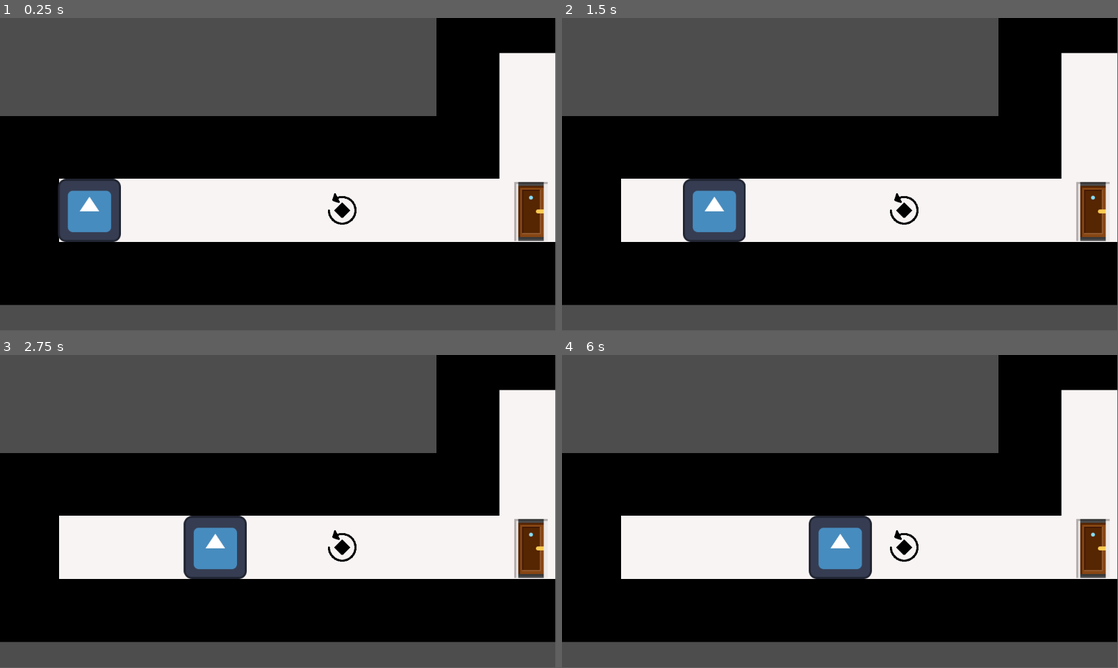
Above: before the commit, frames 1-4 (two rows, left to right).
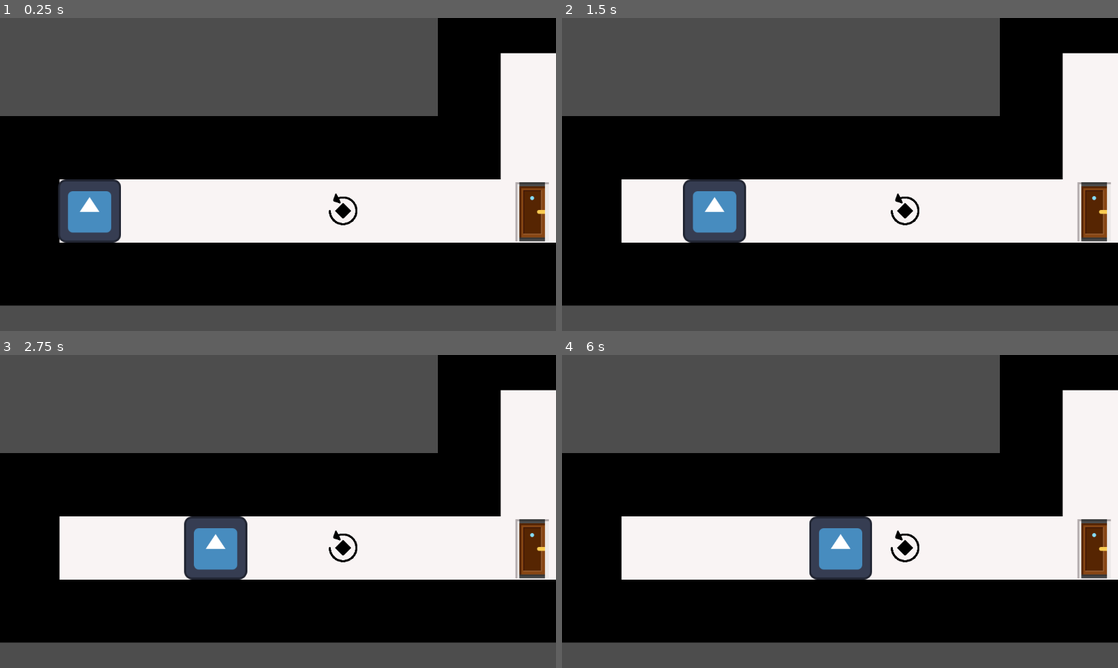
Above: after the commit, the same moments.

Repository: CCantale/MatterOfTime2024
Game: Godot game, scene res://Main/World.tscn
The game is run twice, just before and just after one commit, with the same random seed, the same clock (stepped at 60 frames per second) and the same inputs. The engine's default icon, where the game draws it, is replaced by a stand-in: a white triangle on a blue panel in a dark square.
Inputs:
- Up to frame 1 (0.25 s): no input
- Up to frame 2 (1.5 s): tap Enter at 0.5 s; hold Right (ui_right) 0.53-1.28 s; tap Space at 1.25 s; hold Down (ui_down) from 1.28 s (still down)
- Up to frame 3 (2.75 s): tap Enter at 2 s; release Down (ui_down) at 2.03 s; hold Right (ui_right) from 2.03 s (still down)
- Up to frame 4 (6 s): tap Space at 2.75, 4.25 s; release Right (ui_right) at 2.78 s; hold Up (ui_up) 2.78-3.53 s; tap Enter at 3.5 s; hold Left (ui_left) 3.53-5.03 s; hold Down (ui_down) 5.03-5.78 s; hold Right (ui_right) from 5.78 s (still down)
In our replay, the window is 799x449 before the commit and 800x450 after it. These sizes can differ from the game's own. Grey fills any space a smaller window leaves; there, only what the larger window draws over its background counts as a difference.

The runs differ from the first frame. In frame 1, 1.8% of the frame differs, in the area x 0-100%, y 0-92%; in frame 2, 1.9%; in frame 3, 1.9%; in frame 4, 1.9%.

Commit message:
Level 6 and camera animation Afor levels 5 and 6. Window stretch mode changed to Vewport.
Still need to enable jumpers.

Diff:
--- a/Main/World.tscn
+++ b/Main/World.tscn
@@ -216,7 +216,7 @@
 "times": PackedFloat32Array(0, 1),
 "transitions": PackedFloat32Array(1, 1),
 "update": 0,
-"values": [Vector2(2752, 1088), Vector2(2363, 816)]
+"values": [Vector2(2752, 1088), Vector2(2043, 816)]
 }
 
 [sub_resource type="Animation" id="Animation_dafxs"]
@@ -322,6 +322,60 @@
 "values": [Vector2(2.08165e-12, 2.08165e-12), Vector2(300, 2.08165e-12)]
 }
 
+[sub_resource type="Animation" id="Animation_52e7o"]
+resource_name = "Level 4-5"
+tracks/0/type = "value"
+tracks/0/imported = false
+tracks/0/enabled = true
+tracks/0/path = NodePath("Camera2D:zoom")
+tracks/0/interp = 1
+tracks/0/loop_wrap = true
+tracks/0/keys = {
+"times": PackedFloat32Array(0, 1),
+"transitions": PackedFloat32Array(1, 1),
+"update": 0,
+"values": [Vector2(1.4, 1.4), Vector2(1, 1)]
+}
+tracks/1/type = "value"
+tracks/1/imported = false
+tracks/1/enabled = true
+tracks/1/path = NodePath("Camera2D:position")
+tracks/1/interp = 1
+tracks/1/loop_wrap = true
+tracks/1/keys = {
+"times": PackedFloat32Array(0, 1),
+"transitions": PackedFloat32Array(1, 1),
+"update": 0,
+"values": [Vector2(2043, 816), Vector2(641, 1339)]
+}
+
+[sub_resource type="Animation" id="Animation_b84fg"]
+resource_name = "Level 5-6"
+tracks/0/type = "value"
+tracks/0/imported = false
+tracks/0/enabled = true
+tracks/0/path = NodePath("Camera2D:zoom")
+tracks/0/interp = 1
+tracks/0/loop_wrap = true
+tracks/0/keys = {
+"times": PackedFloat32Array(0, 1),
+"transitions": PackedFloat32Array(1, 1),
+"update": 0,
+"values": [Vector2(1, 1), Vector2(1.4, 1.4)]
+}
+tracks/1/type = "value"
+tracks/1/imported = false
+tracks/1/enabled = true
+tracks/1/path = NodePath("Camera2D:position")
+tracks/1/interp = 1
+tracks/1/loop_wrap = true
+tracks/1/keys = {
+"times": PackedFloat32Array(0, 1),
+"transitions": PackedFloat32Array(1, 1),
+"update": 0,
+"values": [Vector2(641, 1339), Vector2(1889, 1249)]
+}
+
 [sub_resource type="AnimationLibrary" id="AnimationLibrary_nd5ho"]
 _data = {
 "Level 1-2": SubResource("Animation_4unyk"),
@@ -329,6 +383,8 @@
 "Level 2-3": SubResource("Animation_vaant"),
 "Level 3-2": SubResource("Animation_rto4n"),
 "Level 3-4": SubResource("Animation_y1vdt"),
+"Level 4-5": SubResource("Animation_52e7o"),
+"Level 5-6": SubResource("Animation_b84fg"),
 "RESET": SubResource("Animation_dafxs"),
 "Transition 3-4": SubResource("Animation_3hkv8")
 }
@@ -339,18 +395,18 @@
 timeCanMove = false
 
 [node name="TileMap" type="TileMap" parent="."]
-position = Vector2(2, 0)
+position = Vector2(3, 0)
 tile_set = SubResource("TileSet_usguo")
 rendering_quadrant_size = 1
 format = 2
 layer_0/name = "Background"
-layer_0/tile_data = PackedInt32Array(131074, 196608, 0, 1310 …(2108 unchanged characters)… , 851984, 196608, 0, 851985, 196608, 0, 1245198, 196608, 0, 1245199, 196608, 0, 1245200, 196608, 0, 1245201, 196608, 0, 1310737, 196608, 0, 1376273, 196608, 0, 1441809, 196608, 0, 1441808, 196608, 0, 1376272, 196608, 0, 1376271, 196608, 0, 1310735, 196608, 0, 1376270, 196608, 0, 1441806, 196608, 0, 1310734, 196608, 0, 1245197, 196608, 0, 1310733, 196608, 0, 1376269, 196608, 0, 1441805, 196608, 0, 1507341, 196608, 0, 1572877, 196608, 0, 1507342, 196608, 0, 1507343, 196608, 0, 1507344, 196608, 0, 1441807, 196608, 0, 1572878, 196608, 0, 1572879, 196608, 0, 1572880, 196608, 0, 1507345, 196608, 0, 1310736, 196608, 0, 1572881, 196608, 0, 1310731, 196608, 0, 1310730, 196608, 0, 1310729, 196608, 0, 1179664, 196608, 0, 1114128, 196608, 0, 1048592, 196608, 0, 1310732, 196608, 0)
+layer_0/tile_data = PackedInt32Array(131074, 196608, 0, 1310 …(2108 unchanged characters)… , 851984, 196608, 0, 851985, 196608, 0, 589838, 196608, 0, 655374, 196608, 0, 655375, 196608, 0, 720911, 196608, 0, 655376, 196608, 0, 720912, 196608, 0, 655377, 196608, 0, 720913, 196608, 0, 655378, 196608, 0, 720914, 196608, 0, 655379, 196608, 0, 720916, 196608, 0, 720917, 196608, 0, 655381, 196608, 0)
 layer_1/name = "Obstacles"
-layer_1/tile_data = PackedInt32Array(65537, 131072, 0, 65538 …(2350 unchanged characters)… , 917517, 131072, 0, 917518, 131072, 0, 589838, 131072, 0, 655374, 131072, 0, 786444, 131072, 0, 851980, 131072, 0, 655373, 131072, 0, 655372, 131072, 0, 720908, 131072, 0, 655371, 131072, 0, 655368, 131072, 0, 655369, 131072, 0, 524296, 131072, 0, 524298, 131072, 0, 720910, 131072, 0, 786446, 131072, 0, 786447, 131072, 0, 786448, 131072, 0, 917519, 131072, 0, 917520, 131072, 0, 786449, 131072, 0, 786450, 131072, 0, 917521, 131072, 0, 917522, 131072, 0, -65513, 131072, 0)
+layer_1/tile_data = PackedInt32Array(65537, 131072, 0, 65538 …(2350 unchanged characters)… , 917517, 131072, 0, 917518, 131072, 0, 786444, 131072, 0, 851980, 131072, 0, 655372, 131072, 0, 720908, 131072, 0, 655371, 131072, 0, 655368, 131072, 0, 655369, 131072, 0, 524296, 131072, 0, 524298, 131072, 0, 720910, 131072, 0, 786446, 131072, 0, 786447, 131072, 0, 786448, 131072, 0, 917519, 131072, 0, 917520, 131072, 0, 786449, 131072, 0, 786450, 131072, 0, 917521, 131072, 0, 917522, 131072, 0, -65513, 131072, 0, 655373, 131072, 0, 655380, 131072, 0, 720915, 131072, 0, 786451, 131072, 0, 786452, 131072, 0, 786453, 131072, 0, 786454, 131072, 0, 720918, 131072, 0, 655382, 131072, 0)
 layer_2/name = "Collectibles"
-layer_2/tile_data = PackedInt32Array(131078, 65536, 0, 13108 …(427 unchanged characters)… , 720910, 131072, 0, 786446, 131072, 0, 589836, 2, 0, 851979, 65538, 0, 720907, 3, 0, 1572881, 0, 0, 1507341, 65536, 0, 1441807, 65536, 0, 1310735, 65536, 0, 1310733, 65536, 0, 1376268, 131072, 0, 1441804, 131072, 0, 1507340, 131072, 0, 1572876, 131072, 0, 1638412, 131072, 0, 1638413, 131072, 0, 1638414, 131072, 0, 1638415, 131072, 0, 1638416, 131072, 0, 1638417, 131072, 0, 1507346, 131072, 0, 1441810, 131072, 0, 1376274, 131072, 0, 1310738, 131072, 0, 1245202, 131072, 0, 1179666, 131072, 0, 1179665, 131072, 0, 1179663, 131072, 0, 1179662, 131072, 0, 1179661, 131072, 0, 1179660, 131072, 0, 1245196, 131072, 0)
+layer_2/tile_data = PackedInt32Array(131078, 65536, 0, 13108 …(427 unchanged characters)… , 720910, 131072, 0, 786446, 131072, 0, 851979, 65538, 0, 720907, 3, 0, 589836, 0, 0, 655375, 65536, 0, 655377, 65538, 0, 720911, 65536, 0, 655379, 3, 0, 655381, 65536, 0, 720916, 3, 0)
 layer_3/name = "Camera"
-layer_3/tile_data = PackedInt32Array(131081, 1, 0, 65550, 1, 0, 65551, 1, 0, 131080, 1, 0, 524309, 1, 0, 65558, 1, 0)
+layer_3/tile_data = PackedInt32Array(131081, 1, 0, 65550, 1, 0, 65551, 1, 0, 131080, 1, 0, 524309, 1, 0, 65558, 1, 0, 458765, 1, 0, 589837, 1, 0, 589836, 1, 0)
 script = ExtResource("3_80p0p")
 
 [node name="Camera2D" type="Camera2D" parent="."]
--- a/Scripts/cameraMovements.gd
+++ b/Scripts/cameraMovements.gd
@@ -4,7 +4,10 @@
 	Vector2(1216, 320): "Level 2-1",
 	Vector2(1856, 192): "Level 2-3",
 	Vector2(1984, 192): "Level 3-2",
-	Vector2(2880, 1088): "Level 3-4"
+	Vector2(2880, 1088): "Level 3-4",
+	Vector2(1856, 960): "Level 4-5",
+	Vector2(1600, 1216): "Level 5-6",
+	Vector2(1728, 1216): "Level 6-5"
 }
 
 const povCamera = {
--- a/project.godot
+++ b/project.godot
@@ -19,4 +19,6 @@
 
 window/size/viewport_width=1920
 window/size/viewport_height=1080
-window/size/borderless=true
+window/size/resizable=false
+window/stretch/mode="viewport"
+window/stretch/aspect="expand"
Not shown: 1 places in Main/World.tscn that only renumber resources
